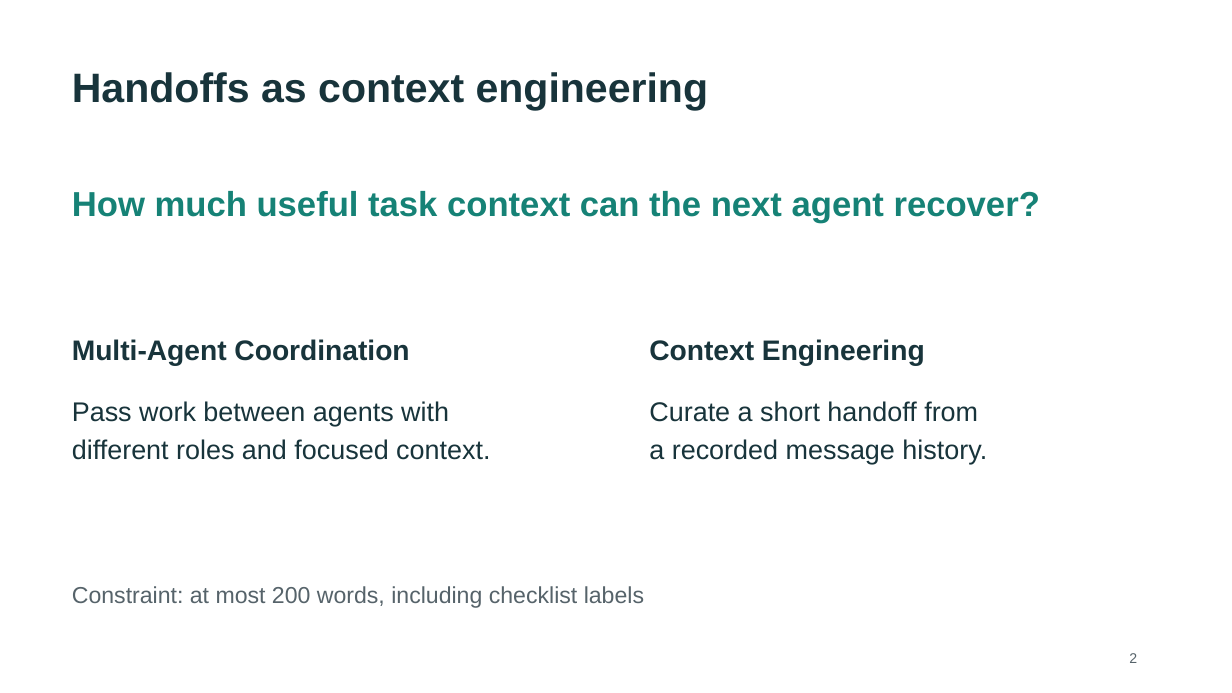
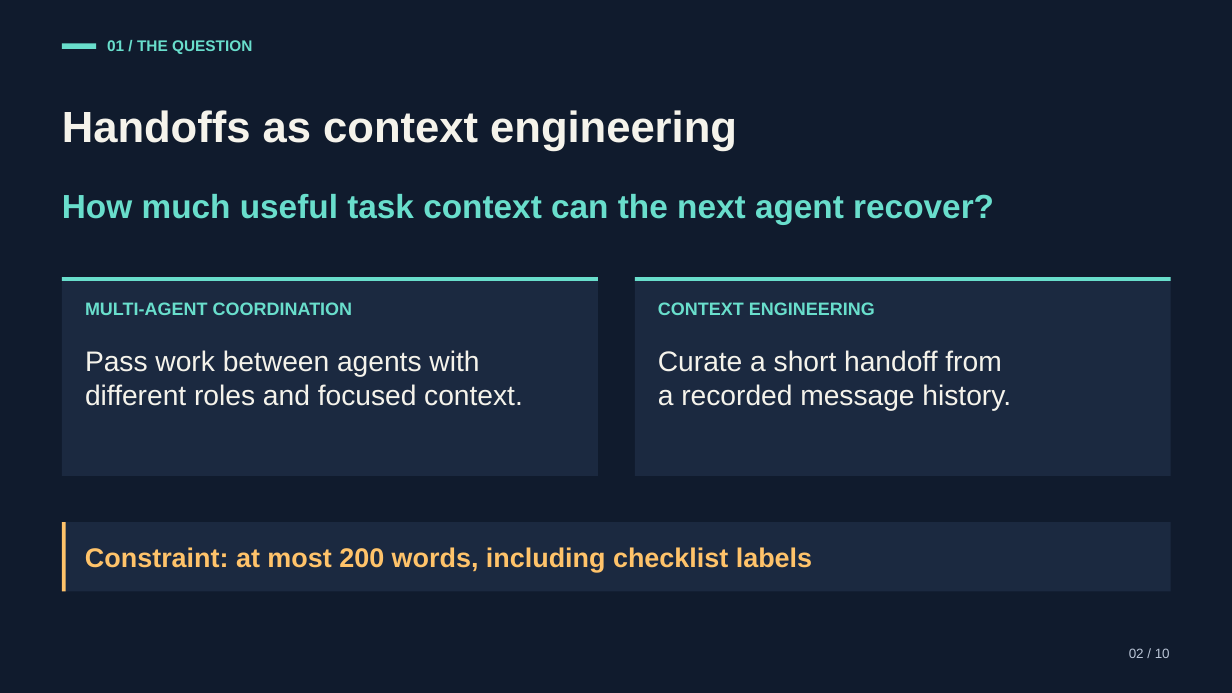
Before and after one commit to CS3227-2610-MP3-Deskmate/CS3227-2610-MP3, a slide deck: slide 2 of experiments/agent-handoff-2026-10-19/Agent_Handoff_Results.pptx. Drawn at 1232x693 pixels with LibreOffice and Linux fonts; fonts in the diff are those of the drawing. Boxes give left, top, right and bottom in pixels: in the first picture for what was removed or moved away, otherwise in the second. Text is boxed around its words. In the diff, an @@ line names an element or a change of style, - is before the commit and + after.

Commit message:
docs: Restyle the agent handoff slides

```diff
--- a/experiments/agent-handoff-2026-10-19/Agent_Handoff_Results.pptx
+++ b/experiments/agent-handoff-2026-10-19/Agent_Handoff_Results.pptx
@@ background #FFFFFF to #101B2D @@
@@ rectangle added at (62, 43, 96, 49), fill #69DECC @@
@@ text added at (107, 40, 252, 54), 12 pt, text #69DECC, bold @@
+01 / THE QUESTION
@@ text "Handoffs as context engineering": place and size @@
-text "Handoffs as context engineering" at (72, 72, 709, 110)
+text "Handoffs as context engineering" at (62, 110, 737, 151)
@@ text "Handoffs as context engineering" at (62, 110, 737, 151): size 32 to 34 pt, text colour #18343B to #F5F3EB; line spacing 1.15 to 1; vertical alignment top to middle @@
@@ text "How much useful task context ...": place and size @@
-text "How much useful task context ..." at (72, 191, 1040, 223)
+text "How much useful task context ..." at (62, 194, 994, 224)
@@ text "How much useful task context ..." at (62, 194, 994, 224): size 27 to 26 pt, text colour #168276 to #69DECC; line spacing 1.15 to 1 @@
@@ rectangle added at (62, 277, 598, 476), fill #1B2940 @@
@@ rectangle added at (62, 277, 598, 281), fill #69DECC @@
@@ rectangle added at (635, 277, 1171, 476), fill #1B2940 @@
@@ rectangle added at (635, 277, 1171, 281), fill #69DECC @@
@@ text at (85, 302, 353, 315): text changed; size 22 to 14 pt; text colour #18343B to #69DECC @@
-Multi-Agent Coordination
+MULTI-AGENT COORDINATION
@@ text at (658, 302, 875, 315): text changed; size 22 to 14 pt; text colour #18343B to #69DECC @@
-Context Engineering
+CONTEXT ENGINEERING
@@ text at (85, 350, 523, 406): text changed; size 21 to 22 pt; text colour #18343B to #F5F3EB @@
-Pass work between agents with
-different roles and focused context.
+Pass work between agents with
+different roles and focused context.
@@ text at (658, 350, 1011, 411): text changed; size 21 to 22 pt; text colour #18343B to #F5F3EB @@
-Curate a short handoff from
-a recorded message history.
+Curate a short handoff from
+a recorded message history.
@@ rectangle added at (62, 522, 1171, 592), fill #1B2940 @@
@@ rectangle added at (62, 522, 66, 592), fill #FFC36A @@
@@ text "Constraint: at most 200 words, ...": place and size @@
-text "Constraint: at most 200 words, ..." at (72, 586, 644, 608)
+text "Constraint: at most 200 words, ..." at (85, 547, 812, 572)
@@ text "Constraint: at most 200 words, ..." at (85, 547, 812, 572): size 18 to 21 pt, text colour #56636A to #FFC36A, bold on; line spacing 1.15 to 1; vertical alignment top to middle @@
@@ text removed at (1129, 653, 1137, 663) @@
-2
@@ text added at (1129, 648, 1170, 658), 10.5 pt, text #B9C4D5 @@
+02 / 10
```
Also in this commit, not shown: 11 other slides changed, 1 other file.
